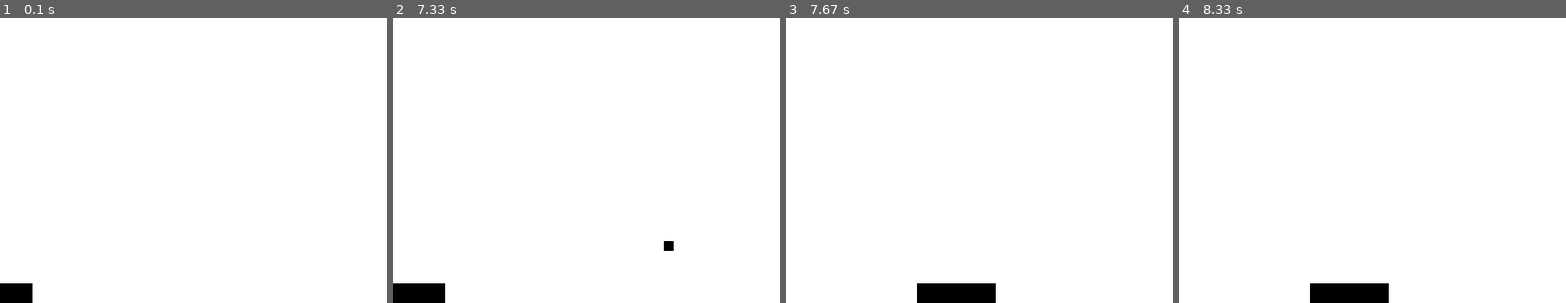
Above: before the commit, frames 1-4 (left to right).
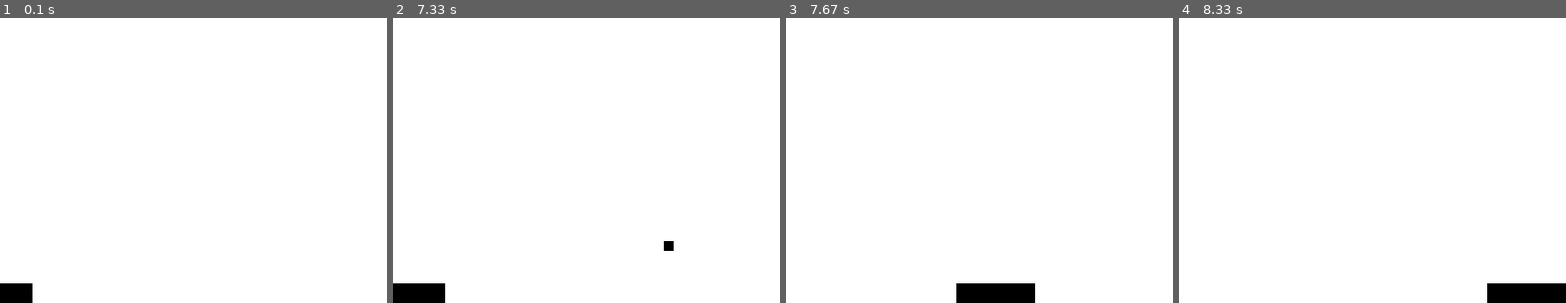
Above: after the commit, the same moments.

Repository: mattbachman/pygame_wrapper
Game: pygame game, started from main.py
Same seed, same stepped clock (60 frames per second), same inputs: the game is played once before the commit and once after it.
Inputs:
- Up to frame 1 (0.1 s): no input
- Up to frame 2 (7.33 s): hold Right 0.33-0.8 s; hold Up 0.83-1.13 s; hold Right 1.17-1.63 s; hold Left 1.67-2.2 s; hold Left 2.23-2.63 s; hold Up 2.67-3.03 s; hold Right 3.07-3.7 s; hold Left 3.73-4.2 s; hold Right 4.23-4.7 s; hold Right 5.07-5.53 s; hold Left 5.57-6.1 s; hold Left 6.13-6.53 s; hold Up 6.57-6.93 s; hold Right from 6.97 s (still down)
- Up to frame 3 (7.67 s): release Right at 7.6 s
- Up to frame 4 (8.33 s): no input
The pictures show only the part of the screen within x 50-100%, y 50-100%; the shares and areas given below are measured in that part.

Frames 1-2 are identical in both runs. In frame 3, 1.4% of the frame differs, in the area x 33-65%, y 93-100%; in frame 4, 2.8%, in the area x 33-100%, y 93-100%.

Commit message:
more updates

Diff:
--- a/blockBreaker.py
+++ b/blockBreaker.py
@@ -56,6 +56,10 @@
                 deadBlocks=pygame.sprite.spritecollide(b,self.block_list,True)
                 if len(deadBlocks)>0:
                     b.bounce(0)
+            bL=self.block_list.sprites()
+            if len(bL)<=0:
+                self.complete=True
+                self.running=False
 
 
 
@@ -65,6 +69,8 @@
         for b in balls:
             if b.update():
                 self.ball_group.remove(b)
+                self.running=False
+                self.lost=True
 
 
     def eventHandler(self,event):
